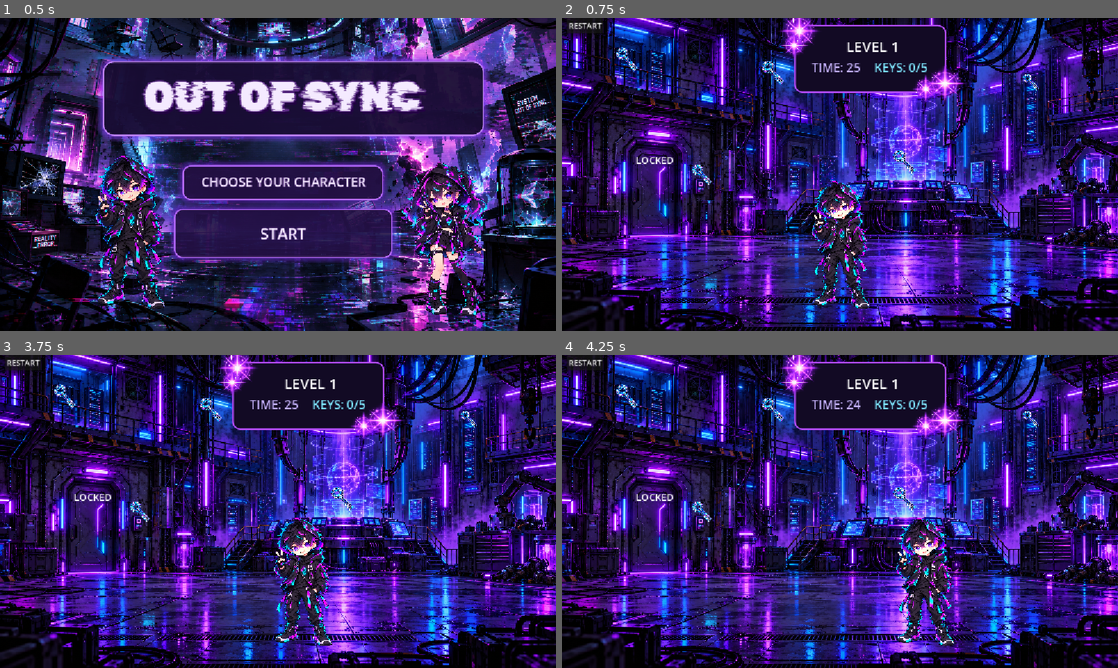
Above: before the commit, frames 1-4 (two rows, left to right).
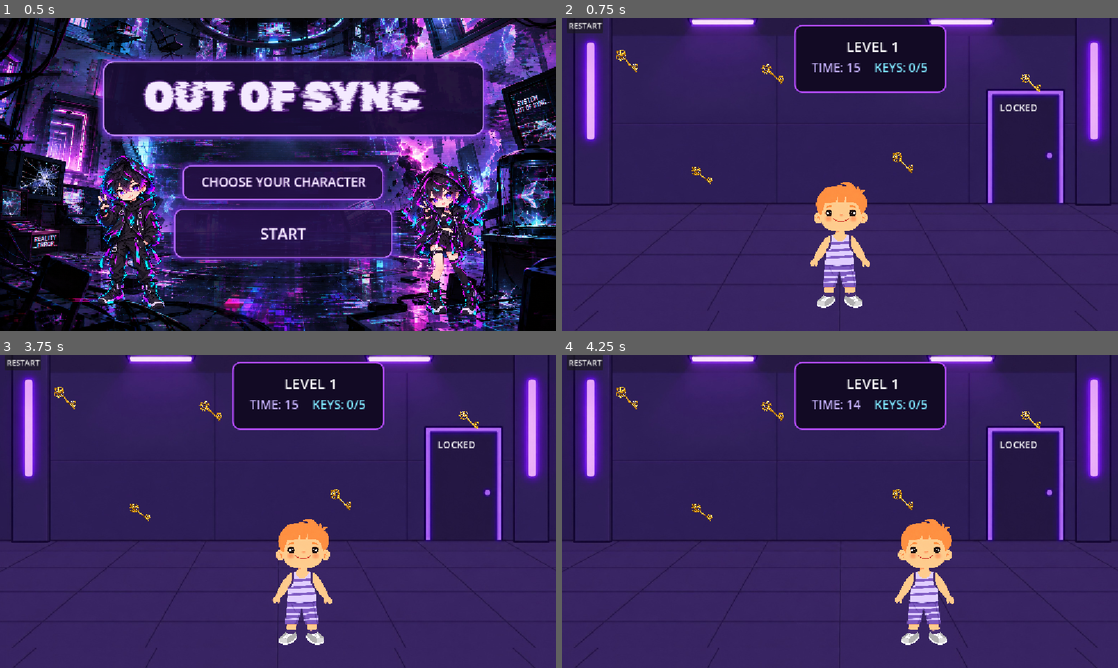
Above: after the commit, the same moments.

Repository: zemaldars01-png/out-of-sync-game
Game: Godot game, scene res://title_screen.tscn
The game is run twice, just before and just after one commit, with the same random seed, the same clock (stepped at 60 frames per second) and the same inputs.
Inputs (mouse positions are in pixels of both pictures, inside the frame that each line leads up to):
- Up to frame 1 (0.5 s): no input
- Up to frame 2 (0.75 s): click (689, 233) at 0.5 s
- Up to frame 3 (3.75 s): click "RESTART" at 1.25 s; click "RESTART" at 2 s; click "RESTART" at 2.75 s; tap Enter at 3.5 s; move the mouse to (400, 495) at 3.52 s; hold Right (ui_right) from 3.53 s (still down)
- Up to frame 4 (4.25 s): keep holding Right (ui_right)

Frame 1 is identical in both runs. In frame 2, 84% of the frame differs, in the area x 0-100%, y 0-100%; in frame 3, 84%; in frame 4, 84%.

Commit message:
Update Level 1 scene and assets

Diff:
--- a/level2.gd
+++ b/level2.gd
@@ -2,7 +2,7 @@
 
 var keys_collected: int = 0
 var total_keys: int = 5
-var time_left: int = 25
+var time_left: int = 15
 
 var level_finished: bool = false
 var door_ready: bool = false
@@ -17,7 +17,7 @@
 	# =========================
 	$HUDPanel/LevelLabel.text = "LEVEL 1"
 	$HUDPanel/KeyCounter.text = "KEYS: 0/5"
-	$HUDPanel/TimerLabel.text = "TIME: 25"
+	$HUDPanel/TimerLabel.text = "TIME: 15"
 
 	# =========================
 	# PLAYER
@@ -37,11 +37,11 @@
 
 	# Character image + size
 	if CharacterData.selected_character == "boy":
-		sprite.texture = load("res://boy.png")
+		sprite.texture = load("res://boycanva.png")
 		sprite.scale = Vector2(0.18, 0.18)
 	else:
-		sprite.texture = load("res://girl.png")
-		sprite.scale = Vector2(0.13, 0.13)
+		sprite.texture = load("res://girlcanva.png")
+		sprite.scale = Vector2(0.18, 0.18)
 
 	# =========================
 	# DOOR START STATE
--- a/level2.tscn
+++ b/level2.tscn
@@ -2,15 +2,15 @@
 
 [ext_resource type="Script" uid="uid://by17t5dpmsd8h" path="res://level2.gd" id="1_y0xe8"]
 [ext_resource type="Script" uid="uid://c4e6o5apii8it" path="res://player.gd" id="2_6q4t8"]
-[ext_resource type="Texture2D" uid="uid://dryrb4g7ynqp4" path="res://room2.png" id="2_8tcn8"]
-[ext_resource type="Texture2D" uid="uid://ct58jwnjoc4d3" path="res://key 1.png" id="3_8tcn8"]
-[ext_resource type="Texture2D" uid="uid://ry5a0f0bots" path="res://sparkle.png" id="5_r6vdu"]
+[ext_resource type="Texture2D" uid="uid://cqkjfr0t7mavl" path="res://level1.jpeg" id="2_r6vdu"]
+[ext_resource type="Texture2D" uid="uid://dd1in07wq0rm3" path="res://goldkeycanva.png" id="4_21xmu"]
+[ext_resource type="Texture2D" uid="uid://bhk88bhii4b28" path="res://girlcanva.png" id="4_r6vdu"]
 
 [sub_resource type="RectangleShape2D" id="RectangleShape2D_d4xy7"]
-size = Vector2(101, 51)
+size = Vector2(161, 269)
 
 [sub_resource type="RectangleShape2D" id="RectangleShape2D_721py"]
-size = Vector2(56.1875, 60)
+size = Vector2(48.171875, 45.5)
 
 [sub_resource type="StyleBoxFlat" id="StyleBoxFlat_d4xy7"]
 content_margin_left = 16.0
@@ -51,7 +51,7 @@
 offset_bottom = 1.0
 grow_horizontal = 2
 grow_vertical = 2
-texture = ExtResource("2_8tcn8")
+texture = ExtResource("2_r6vdu")
 expand_mode = 1
 stretch_mode = 6
 
@@ -76,77 +76,78 @@
 script = ExtResource("2_6q4t8")
 
 [node name="Sprite2D" type="Sprite2D" parent="Player" unique_id=1821563852]
-position = Vector2(556, 443.00003)
-scale = Vector2(0.25, 0.328)
+position = Vector2(177.99994, 476.99997)
+scale = Vector2(0.18, 0.18)
+texture = ExtResource("4_r6vdu")
 
 [node name="CollisionShape2D" type="CollisionShape2D" parent="Player" unique_id=829410343]
-position = Vector2(192.5, 297.5)
+position = Vector2(179.5, 476.5)
 shape = SubResource("RectangleShape2D_d4xy7")
 
 [node name="ExitLabel" type="Label" parent="." unique_id=218398750]
 layout_mode = 0
-offset_left = 153.0
-offset_top = 280.0
-offset_right = 254.0
-offset_bottom = 316.0
+offset_left = 907.0
+offset_top = 171.0
+offset_right = 1008.0
+offset_bottom = 207.0
 theme_override_font_sizes/font_size = 20
 text = "LOCKED"
 
 [node name="Key1" type="Area2D" parent="." unique_id=549897550]
 
 [node name="Sprite2D" type="Sprite2D" parent="Key1" unique_id=4415640]
-position = Vector2(133.84373, 86.03125)
-scale = Vector2(0.038526732, 0.043012355)
-texture = ExtResource("3_8tcn8")
+position = Vector2(134.34373, 87.53125)
+scale = Vector2(0.03932419, 0.0454047)
+texture = ExtResource("4_21xmu")
 
 [node name="CollisionShape2D" type="CollisionShape2D" parent="Key1" unique_id=1254210752]
-position = Vector2(135.90625, 87)
+position = Vector2(134, 89)
 shape = SubResource("RectangleShape2D_721py")
 
 [node name="Key2" type="Area2D" parent="." unique_id=627674910]
 
 [node name="Sprite2D" type="Sprite2D" parent="Key2" unique_id=1022130717]
-position = Vector2(708.00006, 297.5)
-scale = Vector2(0.039872415, 0.04226475)
-texture = ExtResource("3_8tcn8")
+position = Vector2(706, 297.5)
+scale = Vector2(0.03668255, 0.04226475)
+texture = ExtResource("4_21xmu")
 
 [node name="CollisionShape2D" type="CollisionShape2D" parent="Key2" unique_id=226420659]
-position = Vector2(709.8125, 298)
+position = Vector2(706, 299)
 shape = SubResource("RectangleShape2D_721py")
 
 [node name="Key3" type="Area2D" parent="." unique_id=2035861247]
 
 [node name="Sprite2D" type="Sprite2D" parent="Key3" unique_id=305477564]
-position = Vector2(435.99997, 113)
-scale = Vector2(0.039274298, 0.04206536)
-texture = ExtResource("3_8tcn8")
+position = Vector2(435.99997, 114.18749)
+scale = Vector2(0.039274298, 0.040171437)
+texture = ExtResource("4_21xmu")
 
 [node name="CollisionShape2D" type="CollisionShape2D" parent="Key3" unique_id=1427007478]
-position = Vector2(433, 113)
+position = Vector2(436, 115)
 shape = SubResource("RectangleShape2D_721py")
 
 [node name="Key4" type="Area2D" parent="." unique_id=1456252617]
 position = Vector2(-3, 1)
 
 [node name="Sprite2D" type="Sprite2D" parent="Key4" unique_id=763361621]
-position = Vector2(974.3125, 131.9375)
-scale = Vector2(0.029206572, 0.030203346)
-texture = ExtResource("3_8tcn8")
+position = Vector2(975, 132)
+scale = Vector2(0.035087697, 0.036682617)
+texture = ExtResource("4_21xmu")
 
 [node name="CollisionShape2D" type="CollisionShape2D" parent="Key4" unique_id=1338996770]
-position = Vector2(974.875, 133)
+position = Vector2(973.91406, 131.5)
 shape = SubResource("RectangleShape2D_721py")
 
 [node name="Key5" type="Area2D" parent="." unique_id=790590288]
 position = Vector2(-3, 9)
 
 [node name="Sprite2D" type="Sprite2D" parent="Key5" unique_id=1454829923]
-position = Vector2(292.50003, 315.5)
-scale = Vector2(0.034290276, 0.035885166)
-texture = ExtResource("3_8tcn8")
+position = Vector2(292.5, 315.5)
+scale = Vector2(0.03748009, 0.035885166)
+texture = ExtResource("4_21xmu")
 
 [node name="CollisionShape2D" type="CollisionShape2D" parent="Key5" unique_id=855823837]
-position = Vector2(293, 315)
+position = Vector2(293, 316.75)
 shape = SubResource("RectangleShape2D_721py")
 
 [node name="HUDPanel" type="Panel" parent="." unique_id=1022139003]
@@ -190,34 +191,14 @@
 offset_bottom = 35.5
 theme_override_colors/font_color = Color(0.7882353, 0.7137255, 1, 1)
 theme_override_font_sizes/font_size = 25
-text = "TIME: 25"
-
-[node name="Sparkle1" type="Sprite2D" parent="HUDPanel" unique_id=719154187]
-position = Vector2(10.781221, 12.999985)
-scale = Vector2(0.08966309, 0.089912295)
-texture = ExtResource("5_r6vdu")
-
-[node name="Sparkle2" type="Sprite2D" parent="HUDPanel" unique_id=1153730643]
-position = Vector2(272.99997, 133)
-scale = Vector2(0.0621511, 0.060905084)
-texture = ExtResource("5_r6vdu")
-
-[node name="Sparkle4" type="Sprite2D" parent="HUDPanel" unique_id=1294628807]
-position = Vector2(312.2578, 121.95312)
-scale = Vector2(0.090497926, 0.081414476)
-texture = ExtResource("5_r6vdu")
-
-[node name="Sparkle3" type="Sprite2D" parent="HUDPanel" unique_id=642165256]
-position = Vector2(0, 43)
-scale = Vector2(0.059708897, 0.056419462)
-texture = ExtResource("5_r6vdu")
+text = "TIME: 15"
 
 [node name="DoorButton" type="Button" parent="." unique_id=1926899465]
 layout_mode = 0
-offset_left = 137.0
-offset_top = 269.0
-offset_right = 249.0
-offset_bottom = 442.0
+offset_left = 902.0
+offset_top = 175.0
+offset_right = 1030.0
+offset_bottom = 355.0
 theme_override_styles/normal = SubResource("StyleBoxFlat_jsjg6")
 
 [connection signal="timeout" from="Timer" to="." method="_on_timer_timeout"]
Binary file added: backgroundcanva.png
Binary file added: boycanva.png
Binary file added: girlcanva.png
Binary file added: goldkeycanva.png
